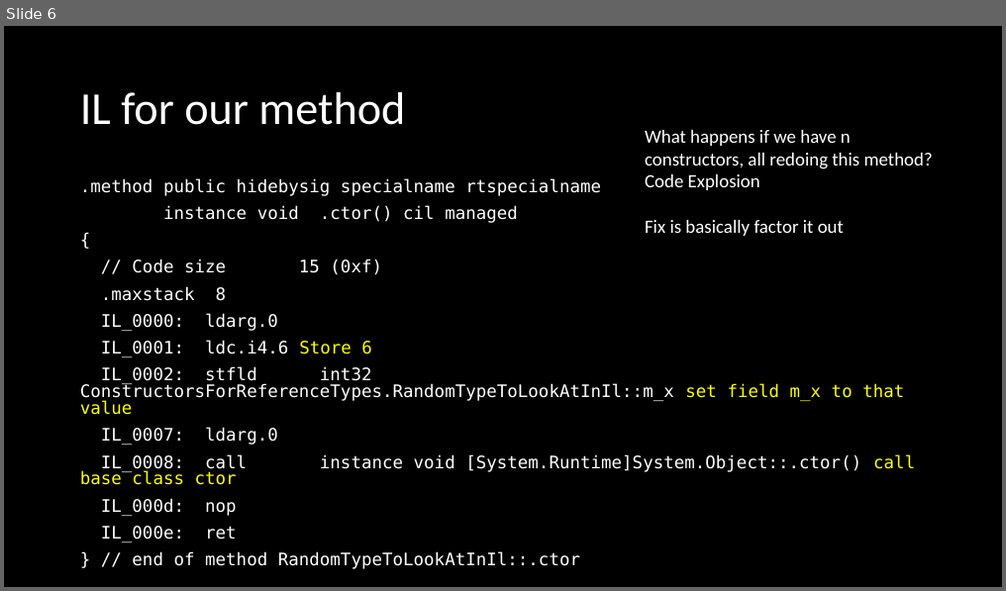
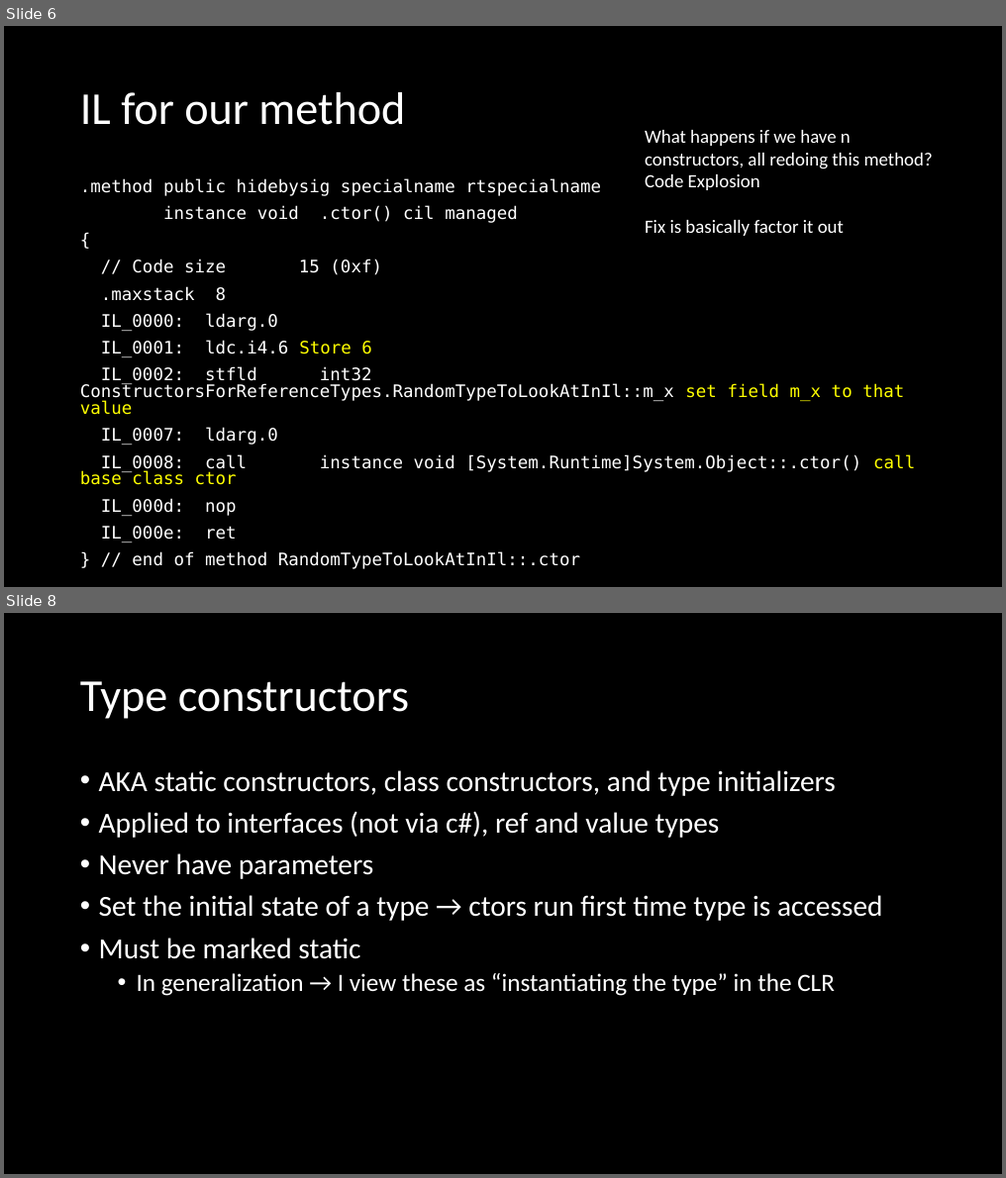
Before and after one commit to microsoft/Flash_University, a slide deck: CLR_via_CSharp/Chapter8/Methods.pptx. Shown one above the other, each under a label of ours: slide 6 before the commit, slides 6 and 8 after it; the slides between them are not shown. The pictures are 1006x591 and 1006x1178 pixels, drawn with LibreOffice and Linux fonts; fonts in the diff are those of the drawing. Boxes give left, top, right and bottom in pixels: in the first picture for what was removed or moved away, otherwise in the second. Text is boxed around its words. In the diff, an @@ line names an element or a change of style, - is before the commit and + after.

```diff
--- a/CLR_via_CSharp/Chapter8/Methods.pptx
+++ b/CLR_via_CSharp/Chapter8/Methods.pptx
@@ slide 8 added at (x1=4, y1=613, x2=1002, y2=1174), background #000000 @@
@@ title added at (x1=80, y1=681, x2=409, y2=719), 44 pt, text #FFFFFF @@
+Type constructors
@@ text added at (x1=99, y1=770, x2=883, y2=996), 28 pt, text #FFFFFF @@
+• AKA static constructors, class constructors, and type initializers
+• Applied to interfaces (not via c#), ref and value types
+• Never have parameters
+• Set the initial state of a type → ctors run first time type is accessed
+• Must be marked static
+  • In generalization → I view these as “instantiating the type” in the CLR
```
Also in this commit, not shown: 3 slides changed, 5 other files.
